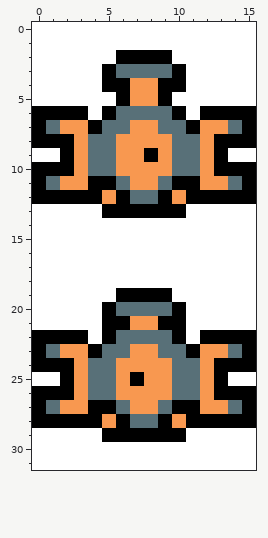
Pixel-art sprite -- gfx/icons/magnemite.png. This is how it looked before the edit.
The file is 16x32 pixels.
Once edited:
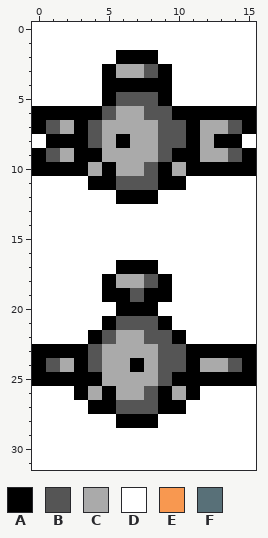
Palette (. is transparent): A #000000  B #555555  C #aaaaaa  D #ffffff  E #f89850  F #587078
The exact change:
Colour D gives way to colour A in row 5 at x 5; in row 6 at x 4 and 11; in row 9 at x 0 and 15; in row 17 at x 6 to 8; in row 18 at x 5 and 9; in row 19 at x 5.
Colour D gives way to colour A in row 22 at x 4; in row 25 at x 0 to 1 and 14 to 15.
Colour E gives way to colour A in row 4 at x 7 to 8; in row 7 at x 3; in row 8 at x 3 and 6; in row 9 at x 3; in row 10 at x 3, 9 and 12; in row 23 at x 2 to 3 and 12 to 13.
Colour E gives way to colour A in row 24 at x 3 and 7; in row 25 at x 3 and 12; in row 26 at x 3 and 9.
Colour F gives way to colour A in row 3 at x 9; in row 8 at x 11; in row 9 at x 4 and 10 to 11; in row 10 at x 5 and 11; in row 11 at x 9; in row 12 at x 7 to 8.
Colour F gives way to colour A in row 20 at x 6 to 8; in row 23 at x 1 and 14; in row 24 at x 11; in row 25 at x 4 and 10 to 11; in row 26 at x 5 and 11; in row 27 at x 9.
Colour F gives way to colour A in row 28 at x 7 to 8.
Colour A gives way to colour B in row 5 at x 6; in row 6 at x 5; in row 7 at x 4; in row 19 at x 7; in row 21 at x 6; in row 22 at x 5.
Colour A gives way to colour B in row 23 at x 4; in row 24 at x 1 and 14.
Colour D gives way to colour B in row 9 at x 1 and 14; in row 18 at x 8.
Colour E gives way to colour B in row 5 at x 7 to 8; in rows 8 to 9 at x 9; in row 10 at x 8; in row 11 at x 7 to 8; in row 21 at x 7 to 8; in rows 24 to 25 at x 9.
Colour E gives way to colour B in row 26 at x 8; in row 27 at x 7 to 8.
Colour F gives way to colour B in row 3 at x 8; in row 6 at x 8 to 9; in row 7 at x 1, 9 to 10 and 14; in row 8 at x 4 and 10; in row 11 at x 6; in row 22 at x 8 to 9.
Colour F gives way to colour B in row 23 at x 9 to 10; in row 24 at x 4 and 10; in row 27 at x 6.
Colour A gives way to colour C in row 9 at x 2, 8 and 13; in row 24 at x 2 and 13; in row 25 at x 7.
Colour D gives way to colour C in row 18 at x 6 to 7.
Colour E gives way to colour C in row 7 at x 2, 7 to 8 and 12 to 13; in row 8 at x 7 to 8 and 12; in row 9 at x 6 to 7 and 12; in row 10 at x 6 to 7; in row 23 at x 7 to 8; in row 24 at x 6, 8 and 12.
Colour E gives way to colour C in row 25 at x 6 and 8; in row 26 at x 6 to 7.
Colour F gives way to colour C in row 3 at x 6 to 7; in row 6 at x 6 to 7; in row 7 at x 5 to 6; in rows 8 to 9 at x 5; in row 10 at x 4 and 10; in row 22 at x 6 to 7.
Colour F gives way to colour C in row 23 at x 5 to 6; in rows 24 to 25 at x 5; in row 26 at x 4 and 10.
Colour A gives way to colour D in row 2 at x 9; in rows 3 to 4 at x 10; in row 8 at x 0 and 15; in row 11 at x 0, 11 and 15; in row 12 at x 0 to 4, 9 and 11 to 15; in row 13 at x 5 to 10.
Colour A gives way to colour D in row 20 at x 5 and 10; in row 21 at x 10; in row 22 at x 0 to 3 and 12 to 15; in row 26 at x 0 to 2 and 13 to 15; in row 27 at x 0, 11 and 15; in row 28 at x 0 to 4, 9 and 11 to 15.
Colour A gives way to colour D in row 29 at x 5 to 10.
Colour E gives way to colour D in row 11 at x 2 to 3 and 12 to 13; in row 12 at x 5 and 10; in row 26 at x 12; in row 27 at x 2 to 3 and 12 to 13; in row 28 at x 5 and 10.
Colour F gives way to colour D in row 11 at x 1 and 14; in row 20 at x 9; in row 27 at x 1 and 14.
Boxes around the changes in both pictures, in picture pixels (x1, y1, x2, y2):
changed: (32, 50, 256, 442)
